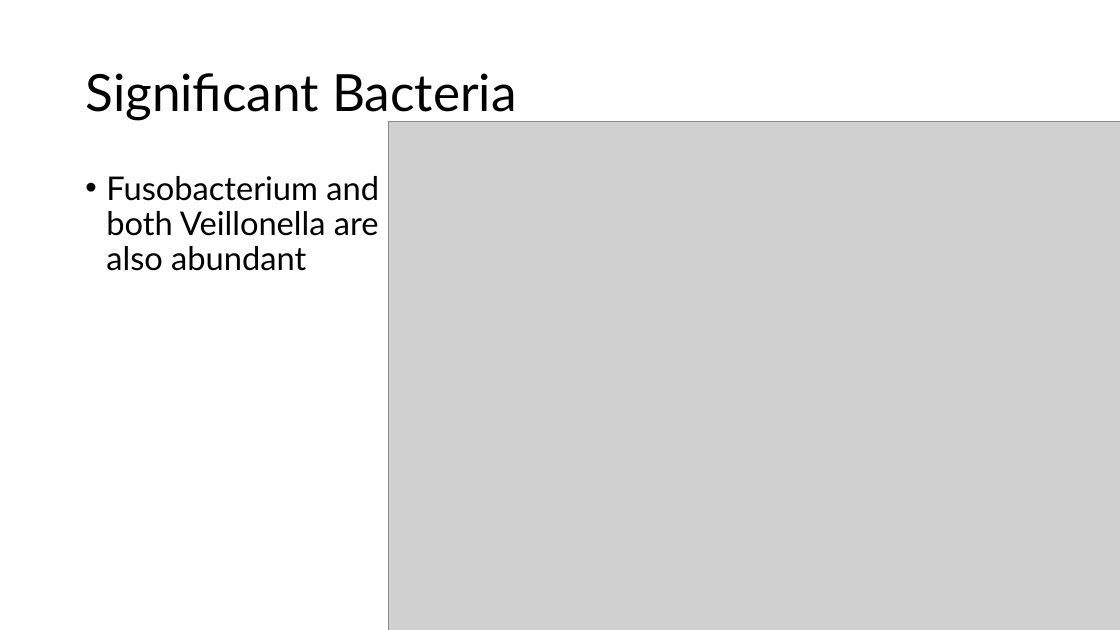
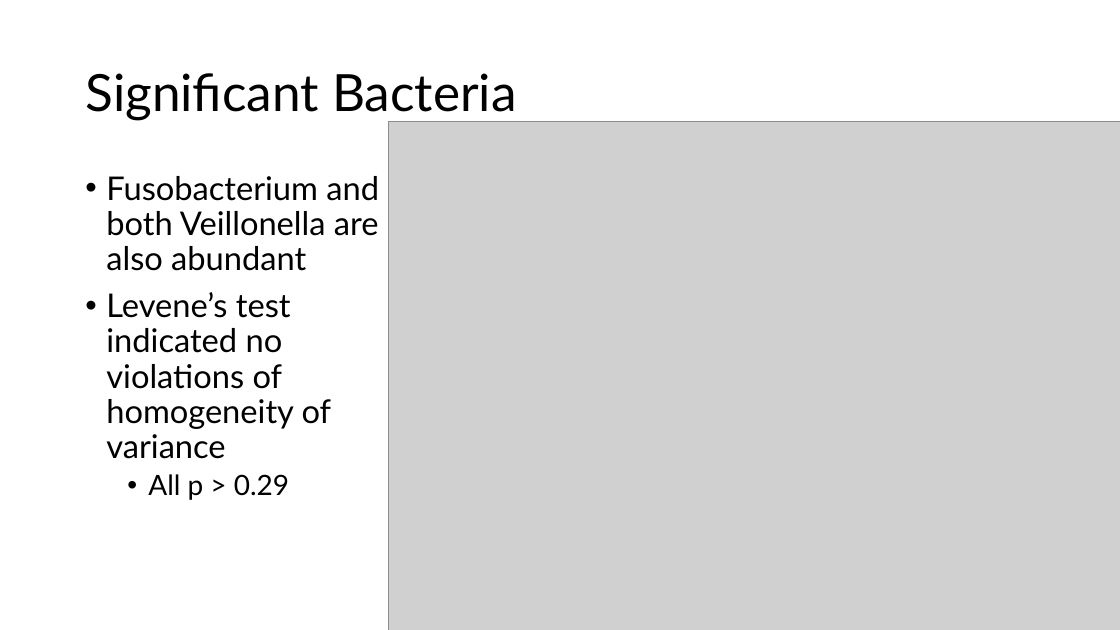
Before and after one commit to eweible/CF_Multi-omic_Clustering, a slide deck: slide 19 of Dissemination/Weible_Defense.pptx (slide 16 before the commit). Drawn at 1120x630 pixels with LibreOffice and Linux fonts; fonts in the diff are those of the drawing; grey boxes stand for pictures. Boxes give left, top, right and bottom in pixels: in the first picture for what was removed or moved away, otherwise in the second. Text is boxed around its words. In the diff, an @@ line names an element or a change of style, - is before the commit and + after.

```diff
--- a/Dissemination/Weible_Defense.pptx
+++ b/Dissemination/Weible_Defense.pptx
@@ text at [106, 292, 332, 500]: paragraphs added @@
+• Levene’s test indicated no violations of homogeneity of variance
+  • All p > 0.29
```
Also in this commit, not shown: 17 other slides changed, 17 slides added, 3 slides removed, 6 other files.
